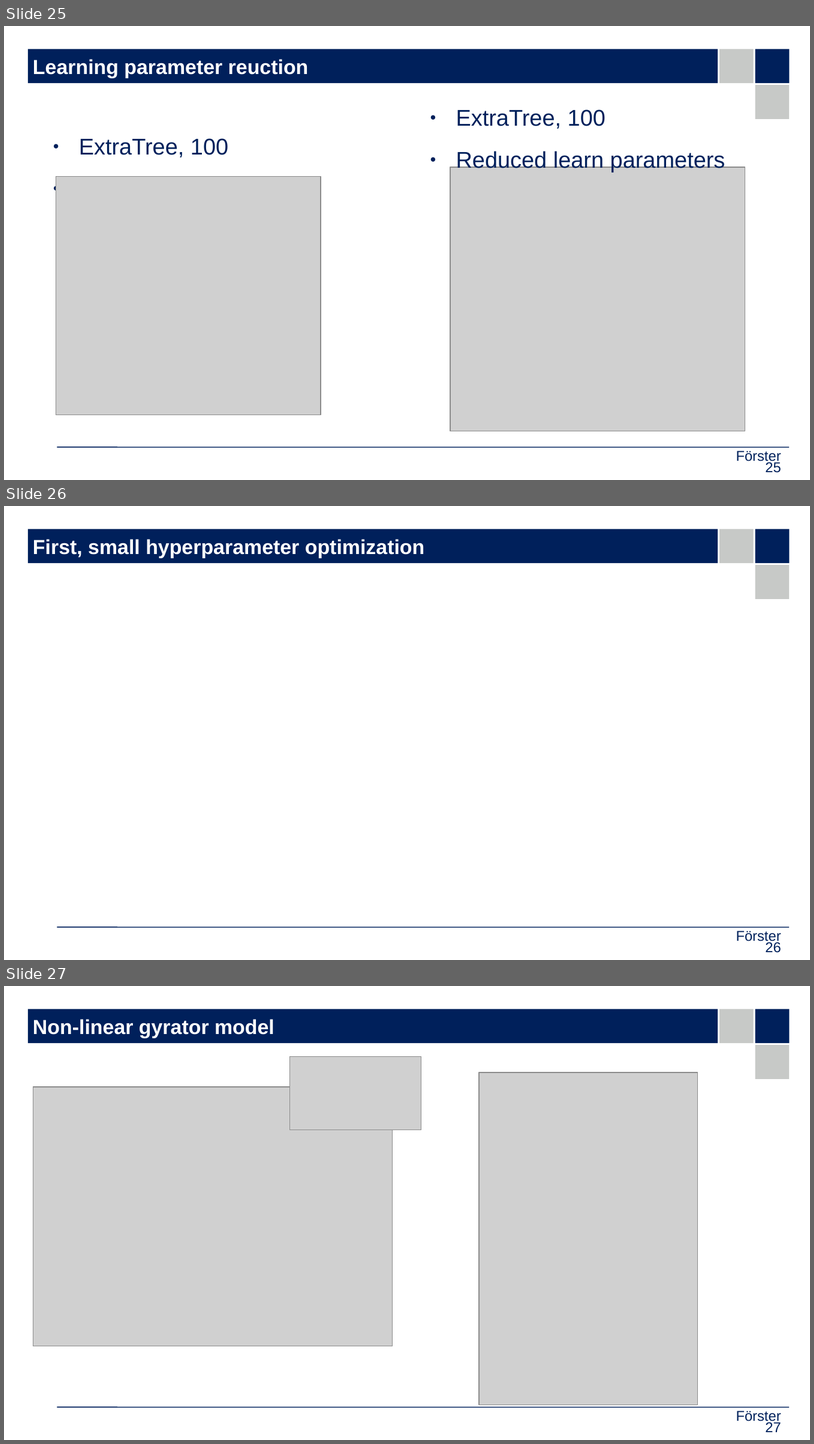
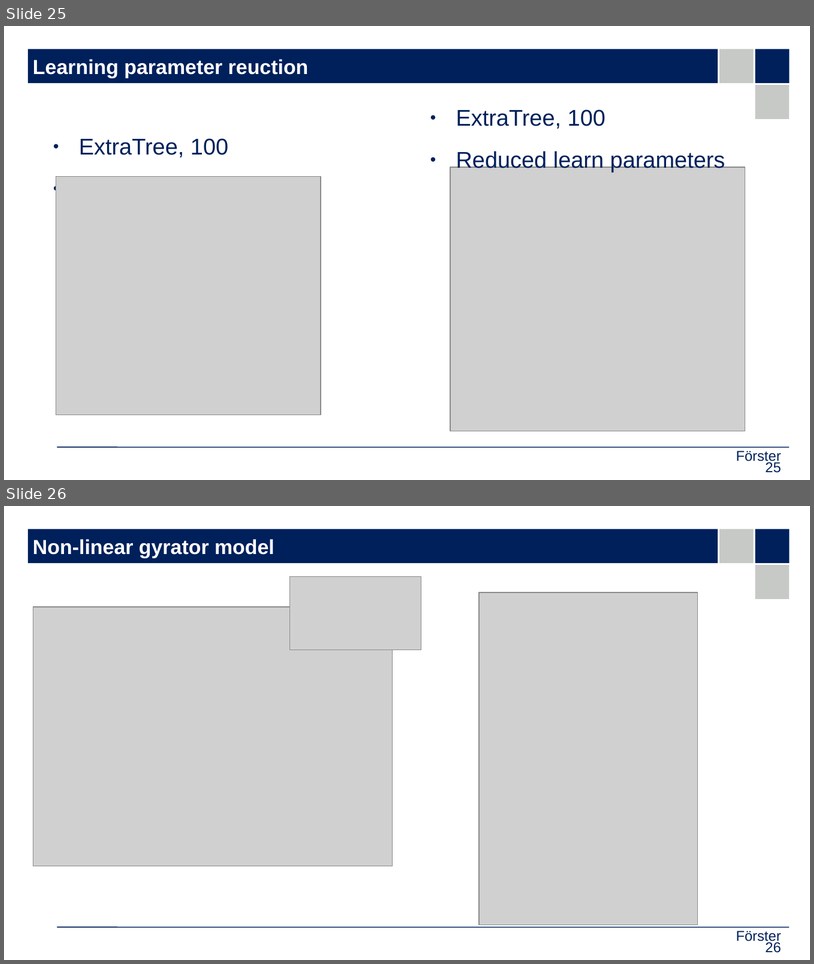
Before and after one commit to upb-lea/hardcore-magnet-challenge, a slide deck: docs/doku_nf.odp. Shown one above the other, each under a label of ours: slides 25, 26 and 27 before the commit, slides 25 and 26 after it. The pictures are 814x1444 and 814x964 pixels, drawn with LibreOffice and Linux fonts; fonts in the diff are those of the drawing; grey boxes stand for pictures; background and template pictures are left out. Boxes give left, top, right and bottom in pixels: in the first picture for what was removed or moved away, otherwise in the second. Text is boxed around its words. In the diff, an @@ line names an element or a change of style, - is before the commit and + after.

```diff
--- a/docs/doku_nf.odp
+++ b/docs/doku_nf.odp
@@ slide 26 removed at bbox=[4, 506, 810, 960], background #FFFFFF; not listed: 5 template elements that a slide beside it also shows @@
@@ title removed at bbox=[33, 539, 425, 558] @@
-First, small hyperparameter optimization
@@ text removed at bbox=[737, 930, 782, 944] @@
-Förster
@@ page number removed at bbox=[765, 940, 781, 952] @@
-26
@@ what was slide 27 is now slide 26 @@
@@ page number at bbox=[765, 940, 781, 952]: text changed @@
-27
+26
```
Also in this commit, not shown: 6 slides added, 1 other file.
